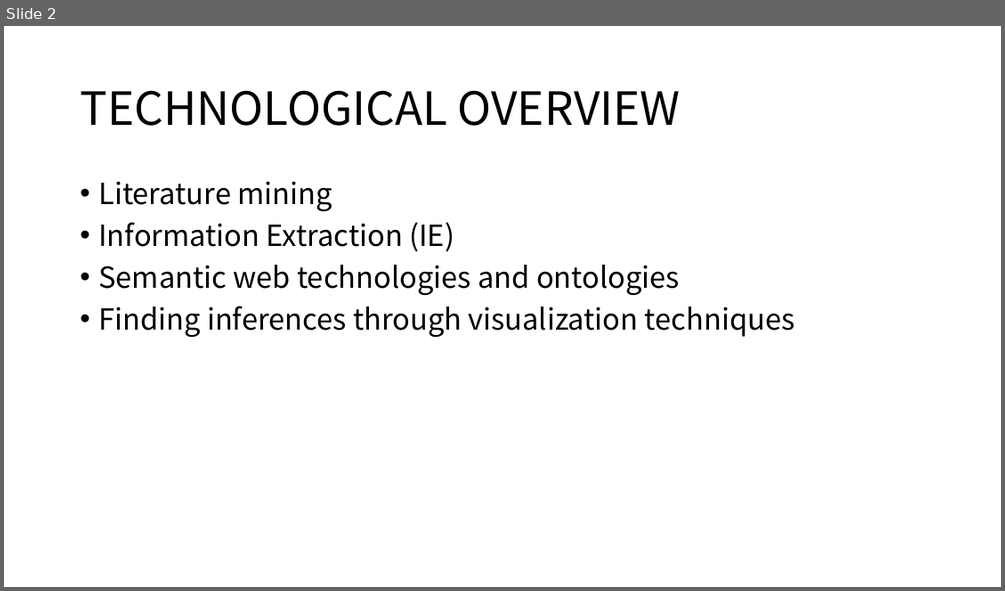
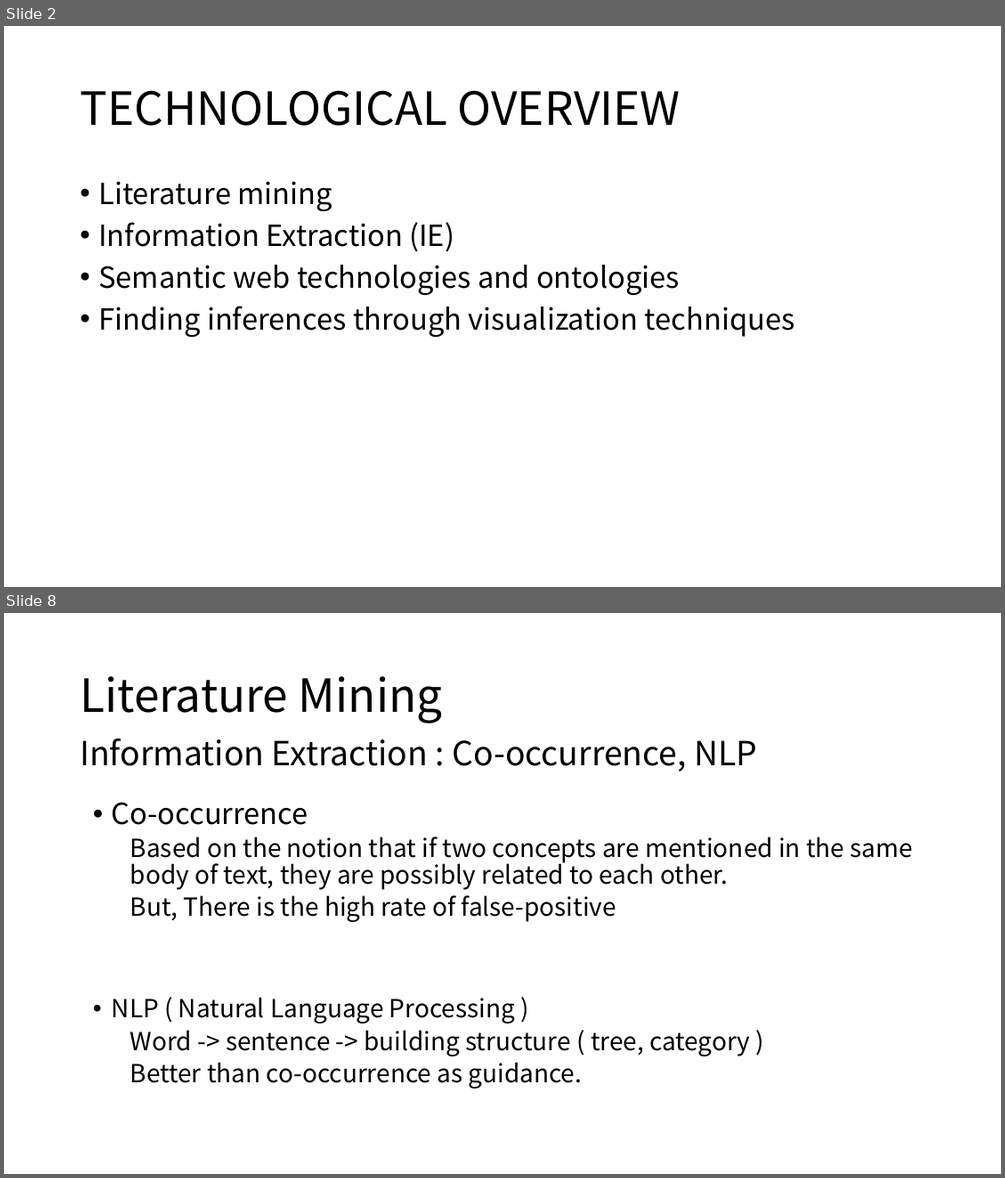
Before and after one commit to moklise/TIL, a slide deck: Review/[3] Literature mining, ontologies and information visualization for drug repurposing/Literature mining, ontologies and information visualization for.pptx. Shown one above the other, each under a label of ours: slide 2 before the commit, slides 2 and 8 after it; the slides between them are not shown. The pictures are 1005x591 and 1005x1178 pixels, drawn with LibreOffice and Linux fonts; fonts in the diff are those of the drawing. Boxes give left, top, right and bottom in pixels: in the first picture for what was removed or moved away, otherwise in the second. Text is boxed around its words. In the diff, an @@ line names an element or a change of style, - is before the commit and + after.

Commit message:
[Publication Review] Literature Mining2

```diff
--- a/Review/[3] Literature mining, ontologies and information visualization for drug repurposing/Literature mining, ontologies and information visualization for.pptx
+++ b/Review/[3] Literature mining, ontologies and information visualization for drug repurposing/Literature mining, ontologies and information visualization for.pptx
@@ slide 8 added at [4,613,1001,1174], background #FFFFFF @@
@@ title added at [80,676,442,723], 44 pt, text #000000 @@
+Literature Mining
@@ text added at [80,738,757,771], 32 pt, text #000000 @@
+Information Extraction : Co-occurrence, NLP
@@ text added at [112,802,913,1088], 24 pt, text #000000 @@
+• Co-occurrence
+  Based on the notion that if two concepts are mentioned in the same body of text, they are possibly related to each other.
+  But, There is the high rate of false-positive
+  • NLP ( Natural Language Processing )
+  Word -> sentence -> building structure ( tree, category )
+  Better than co-occurrence as guidance.
```
Also in this commit, not shown: 6 slides changed, 5 other slides added, 1 slide removed.
